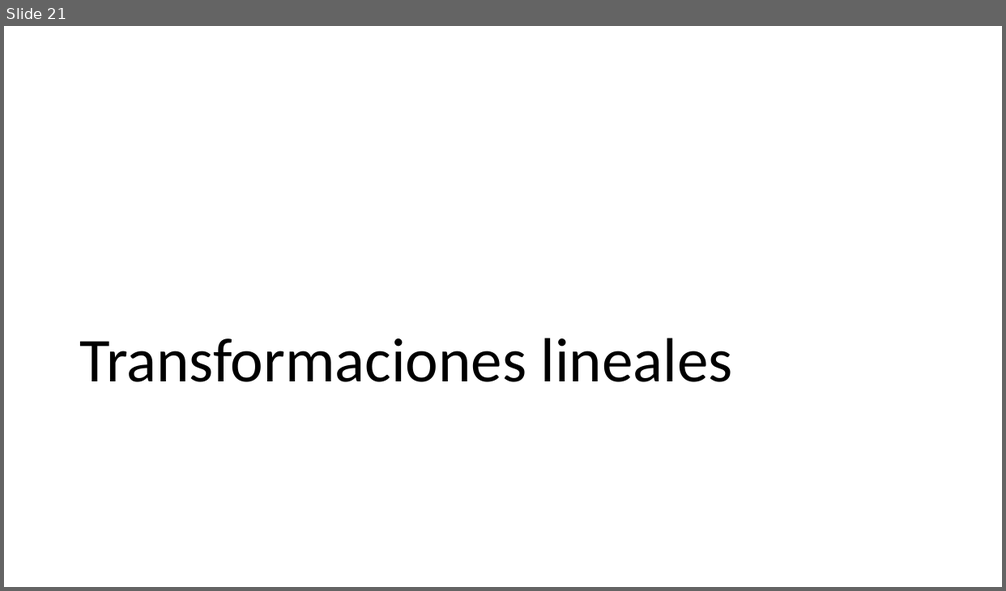
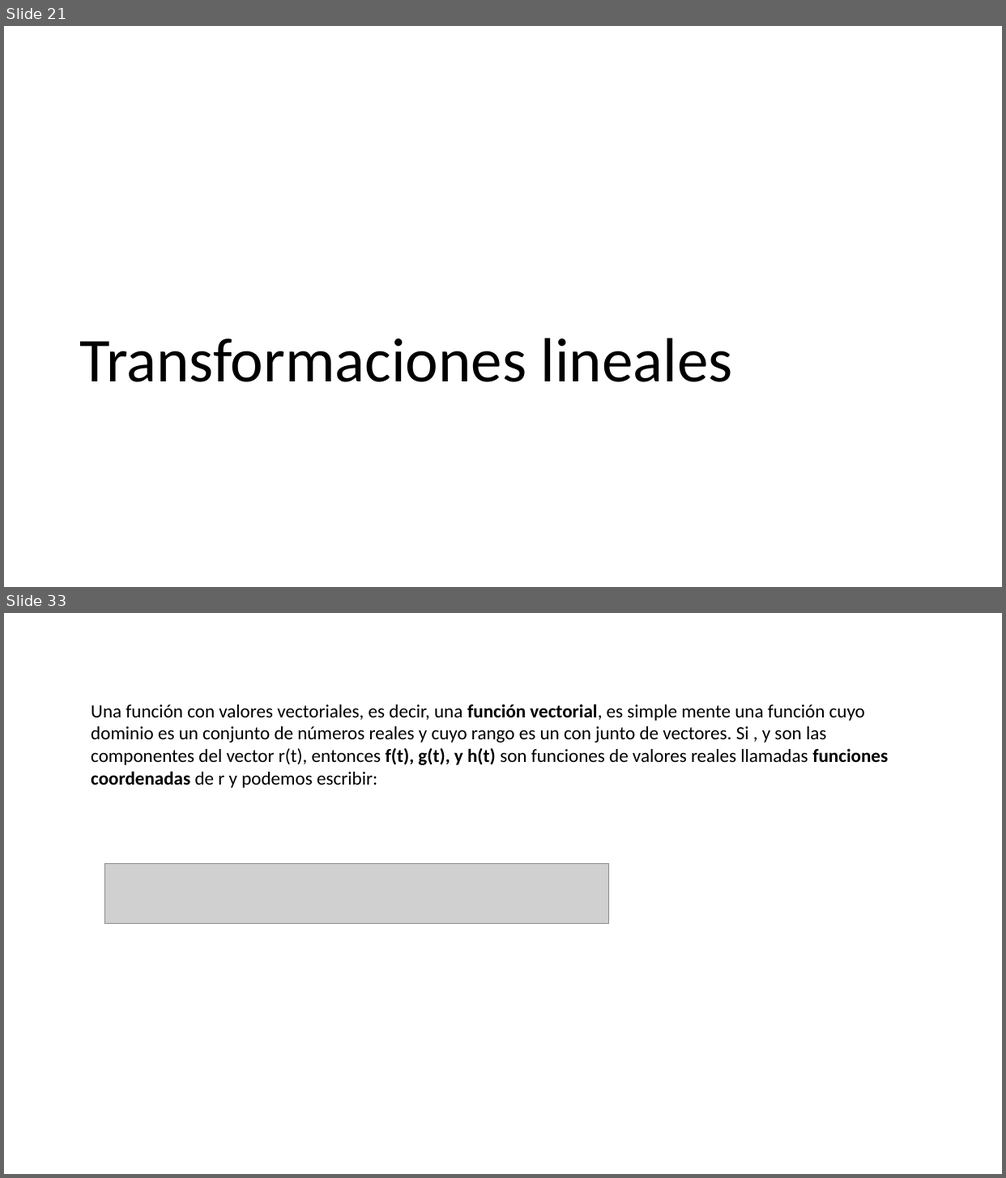
Before and after one commit to 26-jorge-01/IA-SPP, a slide deck: docs/IA-SPP.pptx. Shown one above the other, each under a label of ours: slide 21 before the commit, slides 21 and 33 after it; the slides between them are not shown. The pictures are 1006x591 and 1006x1178 pixels, drawn with LibreOffice and Linux fonts; fonts in the diff are those of the drawing; grey boxes stand for pictures. Boxes give left, top, right and bottom in pixels: in the first picture for what was removed or moved away, otherwise in the second. Text is boxed around its words. In the diff, an @@ line names an element or a change of style, - is before the commit and + after.

Commit message:
transformaciones lineales - valores y vectores propios - funciones vectoriales

```diff
--- a/docs/IA-SPP.pptx
+++ b/docs/IA-SPP.pptx
@@ slide 33 added at bbox=[4, 613, 1002, 1174], background #FFFFFF @@
@@ text added at bbox=[91, 704, 888, 788], 18 pt, text #000000 @@
+Una función con valores vectoriales, es decir, una función vectorial, es simple mente una función cuyo dominio es un conjunto de números reales y cuyo rango es un con junto de vectores. Si , y son las componentes del vector r(t), entonces f(t), g(t), y h(t) son funciones de valores reales llamadas funciones coordenadas de r y podemos escribir:
@@ picture added at bbox=[105, 864, 609, 923] @@
```
Also in this commit, not shown: 18 other slides added, 2 other files.
